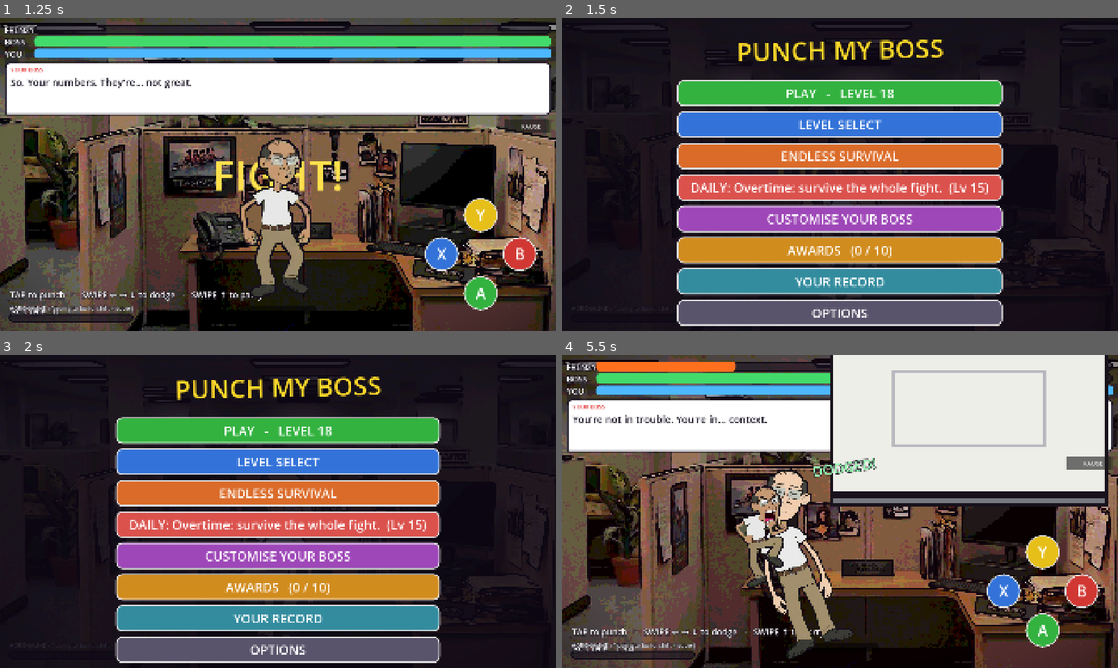
Above: before the commit, frames 1-4 (two rows, left to right).
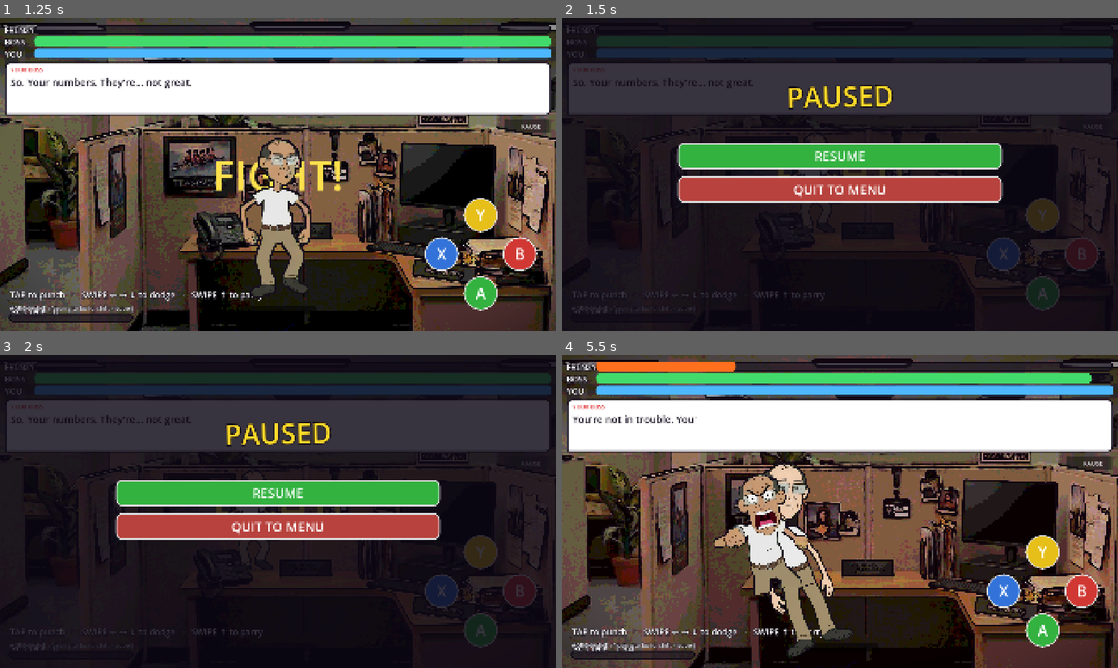
Above: after the commit, the same moments.

Repository: StaraxcreamTM/punch-my-boss-jun-14-2026
Game: Godot game, scene res://scenes/main.tscn
The game is run twice, just before and just after one commit, with the same random seed, the same clock (stepped at 60 frames per second) and the same inputs.
Inputs (mouse positions are in pixels of both pictures, inside the frame that each line leads up to):
- Up to frame 1 (1.25 s): tap Enter at 0.5 s; move the mouse to (400, 158) at 0.52 s; hold Right from 0.53 s (still down); tap B at 0.6 s; click (400, 158) at 0.67 s; tap Space at 0.77 s
- Up to frame 2 (1.5 s): release Right at 1.25 s; click "|| PAUSE" at 1.25 s
- Up to frame 3 (2 s): no input
- Up to frame 4 (5.5 s): click (840, 492) at 2 s, where only the run after the commit has a clickable "RESUME"; tap Enter every 0.75 s from 2.75 to 5 s; move the mouse to (728, 527) at 2.77 s; hold Down 2.78-3.53 s; tap X at 2.85 s; tap Space at 3.02, 4.52, 5.27 s; move the mouse to (895, 442) at 3.52 s; hold Right 3.53-4.28 s; tap Y at 3.6 s; move the mouse to (812, 574) at 4.27 s; hold Up 4.28-5.03 s; tap M at 4.35 s; click (812, 574) at 4.42 s; move the mouse to (1006, 558) at 5.02 s; hold Left from 5.03 s (still down); tap K at 5.1 s

Frame 1 is identical in both runs. In frame 2, 58% of the frame differs, in the area x 0-100%, y 2-99%; in frame 3, 57%; in frame 4, 21%.

Commit message:
v0.67: real pause menu with Resume / Quit
PAUSE previously quit straight to the menu with no confirmation - an accidental
tap ended the fight (and silently killed an Endless run). Now it opens a PAUSED
overlay with RESUME and QUIT TO MENU and actually freezes the tree via
get_tree().paused. The overlay runs in PROCESS_MODE_ALWAYS so its buttons work
while frozen; Quit clears Endless scaling. Filmstrip-verified.

Co-Authored-By: Claude Opus 4.8 (1M context) <noreply@anthropic.com>

Diff:
--- a/game/scripts/main.gd
+++ b/game/scripts/main.gd
@@ -2065,10 +2065,13 @@
 		_demo_tour()
 		return
 	_demo_step += 1
-	# Exercise PAUSE once mid-fight so the filmstrip proves it returns to the
-	# menu, rather than trusting the signal connection.
+	# Exercise PAUSE once mid-fight so the filmstrip proves the pause overlay
+	# renders, then resume so the fight (and the tour) continues.
 	if _demo_step == 16 and phase == Phase.FIGHT:
 		_on_pause()
+		return
+	if _demo_step == 17 and _pause_overlay != null and _pause_overlay.visible:
+		_resume()
 		return
 	# Gimmick levels need their own scripted play.
 	match _gimmick():
@@ -2242,9 +2245,67 @@
 
 # Leave a fight and go back to the menu. Progress in the fight is abandoned;
 # the level itself stays unlocked.
+var _pause_overlay: Control
+
+func _ensure_pause_ui() -> void:
+	if _pause_overlay != null:
+		return
+	_pause_overlay = Control.new()
+	_pause_overlay.set_anchors_preset(Control.PRESET_FULL_RECT)
+	_pause_overlay.z_index = 120
+	# ALWAYS so the overlay and its buttons keep processing while the rest of the
+	# tree is frozen by get_tree().paused.
+	_pause_overlay.process_mode = Node.PROCESS_MODE_ALWAYS
+	_pause_overlay.visible = false
+	add_child(_pause_overlay)
+	var dim := ColorRect.new()
+	dim.color = Color(0.05, 0.03, 0.08, 0.82)
+	dim.set_anchors_preset(Control.PRESET_FULL_RECT)
+	_pause_overlay.add_child(dim)
+	var title := _big_label(96, Color(1, 0.86, 0.16), -0.02)
+	title.text = "PAUSED"
+	title.offset_top = 220.0
+	title.offset_bottom = 360.0
+	_pause_overlay.add_child(title)
+	var vb := VBoxContainer.new()
+	vb.add_theme_constant_override("separation", 24)
+	vb.anchor_left = 0.5
+	vb.anchor_right = 0.5
+	vb.offset_left = -MENU_W * 0.5
+	vb.offset_right = MENU_W * 0.5
+	vb.offset_top = 430.0
+	_pause_overlay.add_child(vb)
+	var resume := _menu_button("RESUME", Color(0.20, 0.70, 0.25))
+	resume.pressed.connect(_resume)
+	vb.add_child(resume)
+	var quit := _menu_button("QUIT TO MENU", Color(0.72, 0.26, 0.24))
+	quit.pressed.connect(_quit_to_menu)
+	vb.add_child(quit)
+
 func _on_pause() -> void:
 	if phase != Phase.FIGHT:
 		return
+	_ensure_pause_ui()
+	if _pause_overlay.visible:
+		return
+	_pause_overlay.visible = true
+	# In the screenshot demo, don't actually freeze the tree - that would stall
+	# the capture timer; showing the overlay is enough to film it.
+	if not _shot_mode:
+		get_tree().paused = true
+
+func _resume() -> void:
+	get_tree().paused = false
+	if _pause_overlay != null:
+		_pause_overlay.visible = false
+
+func _quit_to_menu() -> void:
+	get_tree().paused = false
+	if _pause_overlay != null:
+		_pause_overlay.visible = false
+	_endless = false
+	_hp_mul = 1.0
+	_dmg_mul = 1.0
 	set_pose("")
 	open_menu(Phase.MENU)
 
Not shown, changed: CHANGELOG-OVERNIGHT.md
